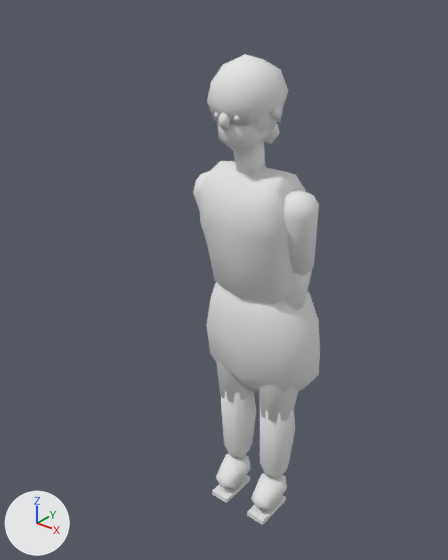
A saved change to the glTF model assets/models/civilians/civ_adult_d.glb.
One viewpoint serves both versions: a 50 mm lens placed at (1.086, -1.558, 1.869), pointed at (-0.06, -0.125, 0.981). Lighting does not change. The marker at lower left points along +X, +Y and +Z. The picture after the commit comes second. Where no turn or scale is listed for an object, it has been applied to the vertices. Vertices at exactly the same position are counted once.

The first picture shows 'arm_l', 'arm_r', 'body', 'forearm_r', 'head', 'leg_l', 'leg_r', 'shin_l', 'shin_r'.
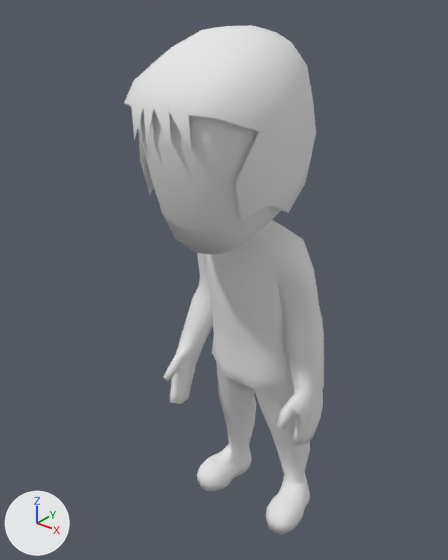
Patch to the scene script:
```diff
--- a/assets/models/civilians/civ_adult_d.glb.py
+++ b/assets/models/civilians/civ_adult_d.glb.py
@@ me_head_mesh @@
 # used by ob_head; parent = ob_body; location = (0.0, 0.0, 0.506)
-me_head_mesh.from_pydata(...)  # 146 vertices, 252 faces; spans x -0.117..0.117, y -0.13..0.132, z -0.031..0.337
+me_head_mesh.from_pydata(...)  # 98 vertices, 168 faces; spans x -0.224..0.224, y -0.417..0.134, z 0.146..0.634
+# me_head_mesh part 1: the whole mesh is rebuilt
 me_head_mesh.materials.append(mat_palette)
@@ ob_leg_l @@
-ob_leg_l = bpy.data.objects.new('leg_l', me_leg_l_mesh)
+ob_leg_l = bpy.data.objects.new('leg_l', None)
 ob_leg_l.parent = ob_civ_adult_d
-ob_leg_l.location = (-0.0925, 0.0, 0.846)
+ob_leg_l.location = (-0.0937, 0.0, 0.604)
@@ ob_shin_l @@
-ob_shin_l = bpy.data.objects.new('shin_l', me_shin_l_mesh)
+ob_shin_l = bpy.data.objects.new('shin_l', None)
 ob_shin_l.parent = ob_leg_l
-ob_shin_l.location = (0.0, -0.012, -0.368)
+ob_shin_l.location = (-0.0337, 0.0093, -0.242)
@@ ob_leg_r @@
-ob_leg_r = bpy.data.objects.new('leg_r', me_leg_r_mesh)
+ob_leg_r = bpy.data.objects.new('leg_r', None)
 ob_leg_r.parent = ob_civ_adult_d
-ob_leg_r.location = (0.0925, 0.0, 0.846)
+ob_leg_r.location = (0.0937, 0.0, 0.604)
@@ ob_shin_r @@
-ob_shin_r = bpy.data.objects.new('shin_r', me_shin_r_mesh)
+ob_shin_r = bpy.data.objects.new('shin_r', None)
 ob_shin_r.parent = ob_leg_r
-ob_shin_r.location = (0.0, -0.012, -0.368)
+ob_shin_r.location = (0.0337, 0.0093, -0.242)
@@ ob_body @@
-ob_body = bpy.data.objects.new('body', me_body_mesh)
+ob_body = bpy.data.objects.new('body', None)
 ob_body.parent = ob_civ_adult_d
-ob_body.location = (0.0, 0.0, 0.846)
-ob_body.rotation_euler = (0.14, 0.0, 0.0)  # degrees (8, 0, 0)
+ob_body.location = (0.0, 0.0, 0.604)
@@ ob_head @@
 ob_head.parent = ob_body
-ob_head.location = (0.0, 0.0, 0.506)
+ob_head.location = (0.0, -0.0535, 0.52)
@@ ob_arm_l @@
-ob_arm_l = bpy.data.objects.new('arm_l', me_arm_l_mesh)
+ob_arm_l = bpy.data.objects.new('arm_l', None)
 ob_arm_l.parent = ob_body
-ob_arm_l.location = (-0.167, 0.0, 0.469)
-ob_arm_l.rotation_euler = (0.0524, -0.105, 0.0)  # degrees (3, -6, 0)
+ob_arm_l.location = (-0.156, -0.0702, 0.485)
@@ ob_arm_r @@
-ob_arm_r = bpy.data.objects.new('arm_r', me_arm_r_mesh)
+ob_arm_r = bpy.data.objects.new('arm_r', None)
 ob_arm_r.parent = ob_body
-ob_arm_r.location = (0.167, 0.0, 0.469)
-ob_arm_r.rotation_euler = (0.0524, 0.105, 0.0)  # degrees (3, 6, 0)
+ob_arm_r.location = (0.156, -0.0702, 0.485)
@@ ob_forearm_r @@
 ob_forearm_r.parent = ob_arm_r
-ob_forearm_r.location = (0.01, 0.0092, -0.258)
+ob_forearm_r.location = (0.0339, 0.0506, -0.21)
 ob_forearm_r.rotation_euler = (-0.14, 0.0, 0.0)  # degrees (-8, 0, 0)
@@ ob_shin_r_civ_adult_d @@
+ob_shin_r_civ_adult_d = bpy.data.objects.new('shin_r_civ_adult_d', me_shin_r_civ_adult_d_mesh)  # 143 vertices, 270 faces; spans x -0.082..0.107, y -0.13..0.127, z -0.362..0.069; in mat_tex_civ_adult_d (its picture is missing)
+ob_shin_r_civ_adult_d.location = (0.127, 0.009, 0.362)
@@ ob_leg_r_civ_adult_d @@
+ob_leg_r_civ_adult_d = bpy.data.objects.new('leg_r_civ_adult_d', me_leg_r_civ_adult_d_mesh)  # 31 vertices, 32 faces; spans x -0.085..0.1, y -0.116..0.098, z -0.246..0.053; in mat_tex_civ_adult_d (its picture is missing)
+ob_leg_r_civ_adult_d.location = (0.094, 0.0, 0.604)
@@ ob_shin_l_civ_adult_d @@
+ob_shin_l_civ_adult_d = bpy.data.objects.new('shin_l_civ_adult_d', me_shin_l_civ_adult_d_mesh)  # 143 vertices, 270 faces; spans x -0.107..0.082, y -0.13..0.127, z -0.362..0.069; in mat_tex_civ_adult_d (its picture is missing)
+ob_shin_l_civ_adult_d.location = (-0.127, 0.009, 0.362)
@@ ob_leg_l_civ_adult_d @@
+ob_leg_l_civ_adult_d = bpy.data.objects.new('leg_l_civ_adult_d', me_leg_l_civ_adult_d_mesh)  # 31 vertices, 32 faces; spans x -0.1..0.085, y -0.116..0.098, z -0.246..0.053; in mat_tex_civ_adult_d (its picture is missing)
+ob_leg_l_civ_adult_d.location = (-0.094, 0.0, 0.604)
@@ ob_forearm_r_civ_adult_d @@
+ob_forearm_r_civ_adult_d = bpy.data.objects.new('forearm_r_civ_adult_d', me_forearm_r_civ_adult_d_mesh)  # 99 vertices, 182 faces; spans x -0.064..0.082, y -0.157..0.047, z -0.467..0.057; in mat_tex_civ_adult_d (its picture is missing)
+ob_forearm_r_civ_adult_d.location = (0.19, -0.02, 0.879)
@@ ob_arm_r_civ_adult_d @@
+ob_arm_r_civ_adult_d = bpy.data.objects.new('arm_r_civ_adult_d', me_arm_r_civ_adult_d_mesh)  # 38 vertices, 48 faces; spans x -0.053..0.086, y -0.054..0.096, z -0.232..0.059; in mat_tex_civ_adult_d (its picture is missing)
+ob_arm_r_civ_adult_d.location = (0.156, -0.07, 1.09)
@@ ob_forearm_l_civ_adult_d @@
+ob_forearm_l_civ_adult_d = bpy.data.objects.new('forearm_l_civ_adult_d', me_forearm_l_civ_adult_d_mesh)  # 99 vertices, 182 faces; spans x -0.082..0.064, y -0.252..0.042, z -0.443..0.057; in mat_tex_civ_adult_d (its picture is missing)
+ob_forearm_l_civ_adult_d.location = (-0.19, -0.02, 0.879)
@@ ob_arm_l_civ_adult_d @@
+ob_arm_l_civ_adult_d = bpy.data.objects.new('arm_l_civ_adult_d', me_arm_l_civ_adult_d_mesh)  # 38 vertices, 48 faces; spans x -0.086..0.053, y -0.054..0.092, z -0.231..0.059; in mat_tex_civ_adult_d (its picture is missing)
+ob_arm_l_civ_adult_d.location = (-0.156, -0.07, 1.09)
@@ ob_head_civ_adult_d @@
+ob_head_civ_adult_d = bpy.data.objects.new('head_civ_adult_d', me_head_civ_adult_d_mesh)  # 150 vertices, 276 faces; spans x -0.204..0.204, y -0.398..0.115, z 0.02..0.614; in mat_tex_civ_adult_d (its picture is missing)
+ob_head_civ_adult_d.location = (0.0, -0.054, 1.124)
@@ ob_body_civ_adult_d @@
+ob_body_civ_adult_d = bpy.data.objects.new('body_civ_adult_d', me_body_civ_adult_d_mesh)  # 170 vertices, 264 faces; spans x -0.218..0.218, y -0.162..0.111, z -0.146..0.643; in mat_tex_civ_adult_d (its picture is missing)
+ob_body_civ_adult_d.location = (0.0, 0.0, 0.604)
```

Boxes (x1, y1, x2, y2) around the edits, measured in the pictures (448 x 560 px):
'head', reshaped, moved, turned: before (207, 54, 288, 174); after (124, 25, 316, 220)
'body', no longer drawn: before (199, 161, 320, 393)
'body_civ_adult_d', added: after (205, 220, 309, 413)
'head_civ_adult_d', added: after (138, 109, 281, 254)
'forearm_r_civ_adult_d', added: after (276, 306, 324, 445)
'shin_r', no longer drawn: before (247, 409, 295, 525)
'shin_l', no longer drawn: before (212, 391, 256, 503)
'shin_r_civ_adult_d', added: after (266, 430, 310, 534)
'forearm_l_civ_adult_d', added: after (163, 284, 213, 404)
'shin_l_civ_adult_d', added: after (197, 398, 256, 491)
'arm_r', no longer drawn: before (283, 189, 319, 276)
'arm_r_civ_adult_d', added: after (277, 242, 319, 328)
'leg_r', no longer drawn: before (258, 385, 299, 422)
'leg_l_civ_adult_d', added: after (216, 362, 255, 415)
'leg_r_civ_adult_d', added: after (255, 381, 296, 438)
'leg_l', no longer drawn: before (216, 359, 253, 401)
'forearm_r', no longer drawn: before (286, 259, 315, 310)
'arm_l_civ_adult_d', added: after (197, 253, 209, 286)
'arm_l', no longer drawn (mostly hidden): before (193, 171, 209, 211)
